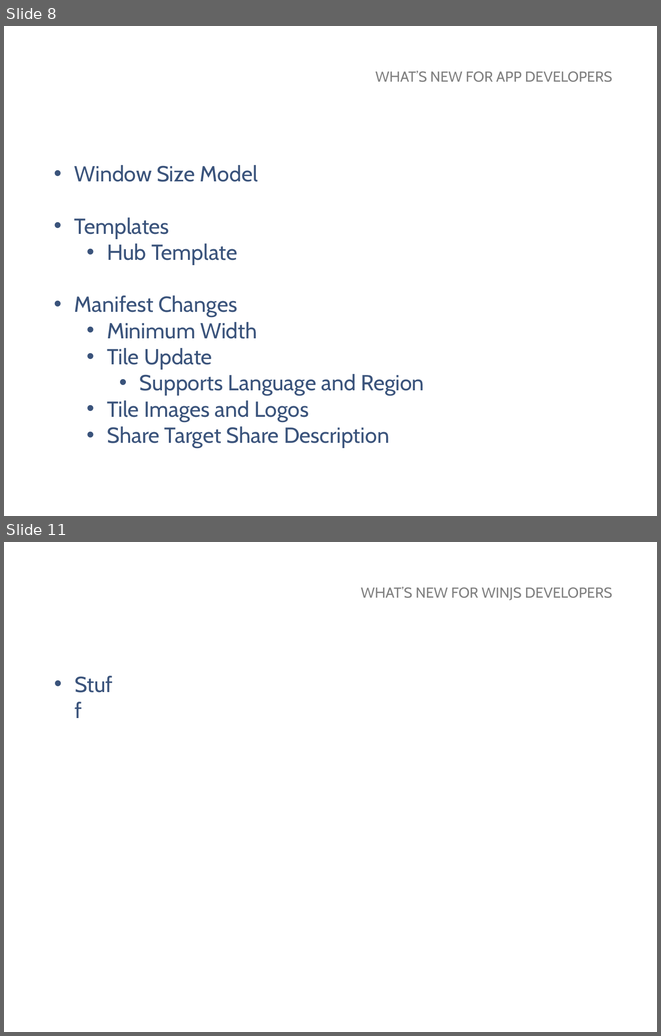
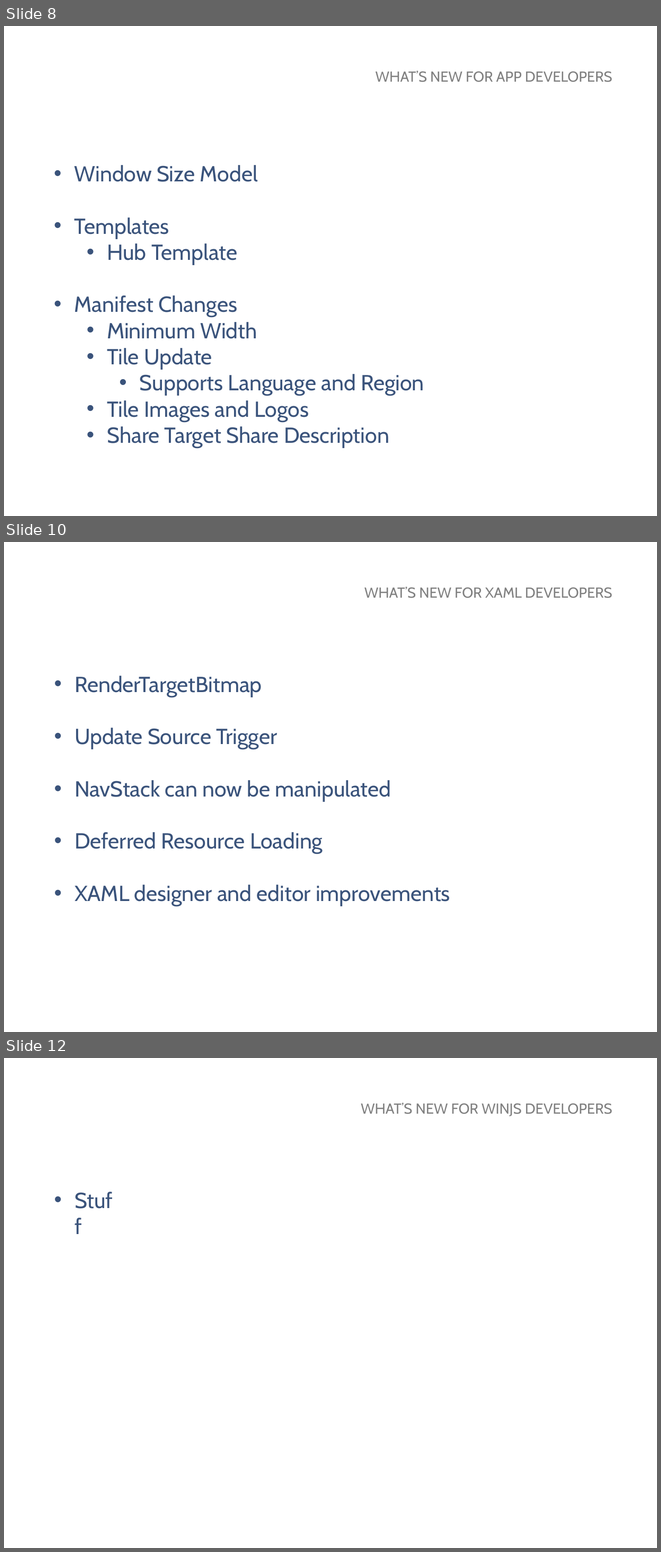
Before and after one commit to MarkerMetro/MarkerMetro.Talks, a slide deck: WhatsNewInWindows81/WhatsNewInWindows81.pptx. Shown one above the other, each under a label of ours: slides 8 and 11 before the commit, slides 8, 10 and 12 after it; the slides between them are not shown. The pictures are 661x1036 and 661x1552 pixels, drawn with LibreOffice and Linux fonts; fonts in the diff are those of the drawing; background and template pictures are left out. Boxes give left, top, right and bottom in pixels: in the first picture for what was removed or moved away, otherwise in the second. Text is boxed around its words. In the diff, an @@ line names an element or a change of style, - is before the commit and + after.

```diff
--- a/WhatsNewInWindows81/WhatsNewInWindows81.pptx
+++ b/WhatsNewInWindows81/WhatsNewInWindows81.pptx
@@ slide 10 added at (4,542,657,1032), background picture (left out) @@
@@ text added at (364,587,612,598), 16 pt, text #808080 @@
+WHAT’S NEW FOR XAML DEVELOPERS
@@ text added at (74,676,450,906), 24 pt, text #3A537B @@
+• RenderTargetBitmap
+• Update Source Trigger
+• NavStack can now be manipulated
+• Deferred Resource Loading
+• XAML designer and editor improvements
@@ what was slide 11 is now slide 12 @@
```
Also in this commit, not shown: 4 slides changed.
